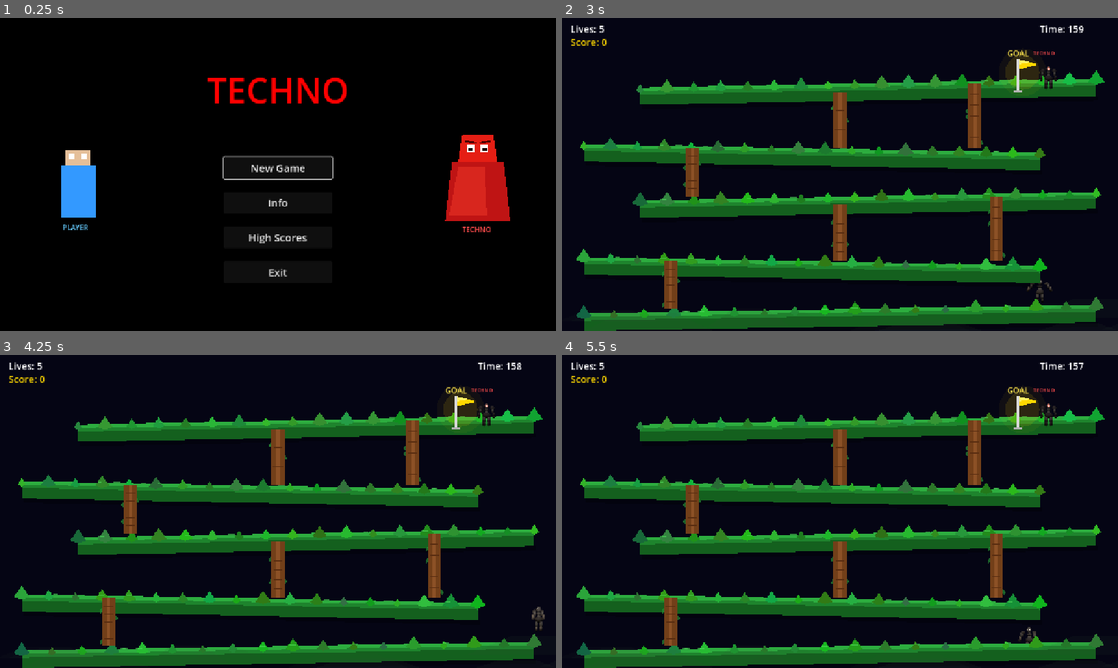
Above: before the commit, frames 1-4 (two rows, left to right).
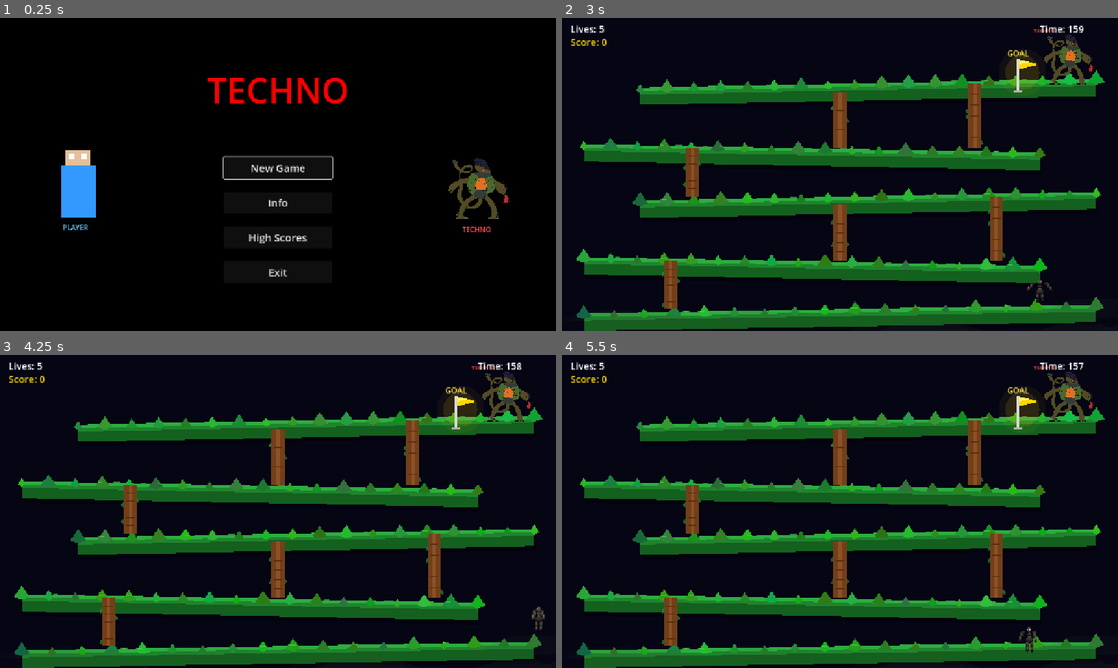
Above: after the commit, the same moments.

Repository: camader/techno_gd
Game: Godot game, scene res://scenes/title_screen.tscn
The game is run twice, just before and just after one commit, with the same random seed, the same clock (stepped at 60 frames per second) and the same inputs.
Inputs (mouse positions are in pixels of both pictures, inside the frame that each line leads up to):
- Up to frame 1 (0.25 s): no input
- Up to frame 2 (3 s): click "New Game" at 0.5 s; click "New Game" at 1.25 s; click "Next" at 2 s; click "Start Game" at 2.75 s
- Up to frame 3 (4.25 s): tap Enter (ui_accept) at 3.5, 3.77 s; move the mouse to (400, 495) at 3.52 s; hold Right (ui_right) from 3.53 s (still down); click (400, 495) at 3.67 s
- Up to frame 4 (5.5 s): move the mouse to (728, 527) at 4.27 s; tap Enter (ui_accept) at 4.52 s; move the mouse to (895, 442) at 5.02 s; release Right (ui_right) at 5.03 s; hold Left (ui_left) from 5.03 s (still down)

The runs differ from the first frame. In frame 1, 2.5% of the frame differs, in the area x 80-92%, y 37-65%; in frame 2, 0.7%; in frame 3, 0.7%; in frame 4, 0.8%.

Commit message:
asset and gameplay updates

Diff:
--- a/scenes/player.tscn
+++ b/scenes/player.tscn
@@ -8,6 +8,7 @@
 [node name="Player" type="CharacterBody2D"]
 collision_layer = 1
 collision_mask = 1
+z_index = 10
 script = ExtResource("1_script")
 
 [node name="CollisionShape2D" type="CollisionShape2D" parent="."]
--- a/scripts/level_1.gd
+++ b/scripts/level_1.gd
@@ -4,7 +4,7 @@
 @onready var obstacle_container: Node2D = $Obstacles
 
 var spawn_timer := 0.0
-const SPAWN_INTERVAL := 2.8
+const SPAWN_INTERVAL := 3.08
 
 var lives := 5
 var found_cheese := false
@@ -53,7 +53,7 @@
 	time_remaining -= delta
 	_update_timer_display()
 	if time_remaining <= 0:
-		time_remaining = 160.0
+		time_remaining = 160.0 / 2.0
 		lives -= 1
 		GameState.add_score(-50)
 		_update_lives_display()
@@ -347,27 +347,15 @@
 	var enemy := StaticBody2D.new()
 	enemy.name = "Enemy"
 
-	var sprite := AnimatedSprite2D.new()
-	sprite.position = Vector2(1120, 140)
-	sprite.scale = Vector2(0.5, 0.5)
-
-	var sprite_frames := SpriteFrames.new()
-	if sprite_frames.has_animation("default"):
-		sprite_frames.remove_animation("default")
-	sprite_frames.add_animation("idle")
-	sprite_frames.set_animation_speed("idle", 12.0)
-	sprite_frames.set_animation_loop("idle", true)
-	for i in range(1, 25):
-		var tex := load("res://assets/characters/techno/idle/idle_%03d.png" % i)
-		if tex:
-			sprite_frames.add_frame("idle", tex)
-	sprite.sprite_frames = sprite_frames
-	sprite.play("idle")
+	var sprite := Sprite2D.new()
+	sprite.texture = load("res://assets/characters/techno/Techno_base.png")
+	sprite.position = Vector2(1165, 93)
+	sprite.scale = Vector2(0.245, 0.245)
 	enemy.add_child(sprite)
 
 	var label := Label.new()
 	label.text = "TECHNO"
-	label.position = Vector2(1085, 72)
+	label.position = Vector2(1086, 20)
 	label.add_theme_color_override("font_color", Color(1.0, 0.3, 0.3))
 	label.add_theme_font_size_override("font_size", 12)
 	enemy.add_child(label)
@@ -424,7 +412,7 @@
 	if timer_label:
 		var t := int(max(0, time_remaining))
 		timer_label.text = "Time: %d" % t
-		if time_remaining <= 10:
+		if time_remaining <= 30:
 			timer_label.add_theme_color_override("font_color", Color(1.0, 0.3, 0.3))
 		else:
 			timer_label.add_theme_color_override("font_color", Color(1.0, 1.0, 1.0))
@@ -534,7 +522,7 @@
 	if lives <= 0:
 		_game_over()
 	else:
-		time_remaining = 160.0
+		time_remaining = time_remaining + (160.0 - time_remaining) / 2.0
 		player._respawn()
 
 func _game_over() -> void:
@@ -599,7 +587,8 @@
 		set_physics_process(false)
 		player.set_physics_process(false)
 
-		GameState.add_score(100)
+		var time_bonus := int(time_remaining) * lives * 10
+		GameState.add_score(100 + time_bonus)
 		GameState.save_high_score()
 		_update_score_display()
 
@@ -611,11 +600,19 @@
 		label.z_index = 50
 		add_child(label)
 
+		var bonus_label := Label.new()
+		bonus_label.text = "Time Bonus: +%d  (%ds × %d lives × 10)" % [time_bonus, int(time_remaining), lives]
+		bonus_label.add_theme_font_size_override("font_size", 28)
+		bonus_label.add_theme_color_override("font_color", Color(0.4, 1.0, 0.4))
+		bonus_label.position = Vector2(470, 320)
+		bonus_label.z_index = 50
+		add_child(bonus_label)
+
 		var score_label := Label.new()
 		score_label.text = "Score: %d" % GameState.score
 		score_label.add_theme_font_size_override("font_size", 32)
 		score_label.add_theme_color_override("font_color", Color(1.0, 0.9, 0.3))
-		score_label.position = Vector2(500, 330)
+		score_label.position = Vector2(500, 355)
 		score_label.z_index = 50
 		add_child(score_label)
 
--- a/scripts/player.gd
+++ b/scripts/player.gd
@@ -7,6 +7,7 @@
 
 var is_climbing := false
 var climb_areas: int = 0
+var descend_start_y := -1.0
 
 @onready var anim_sprite: AnimatedSprite2D = $AnimatedSprite
 
@@ -49,15 +50,26 @@
 	var climb_input := Input.get_axis("ui_down", "ui_up")
 
 	if is_climbing and climb_areas > 0:
-		set_collision_mask_value(1, false)
+		if climb_input < 0:  # descending
+			if descend_start_y < 0:
+				descend_start_y = position.y
+			if position.y < descend_start_y + 35.0:
+				set_collision_mask_value(1, false)  # pass through starting platform
+			else:
+				set_collision_mask_value(1, true)   # let lower platform catch player
+		else:
+			descend_start_y = -1.0
+			set_collision_mask_value(1, false)  # pass through platforms when ascending
 		velocity.y = -climb_input * CLIMB_SPEED
 		velocity.x = input_dir * SPEED * 0.5
 		if climb_areas <= 0 or (is_on_floor() and climb_input == 0):
 			is_climbing = false
+			descend_start_y = -1.0
 			set_collision_mask_value(1, true)
 	else:
 		set_collision_mask_value(1, true)
 		is_climbing = false
+		descend_start_y = -1.0
 		if not is_on_floor():
 			velocity.y += GRAVITY * delta
 		if Input.is_action_just_pressed("ui_accept") and is_on_floor():
--- a/scripts/title_screen.gd
+++ b/scripts/title_screen.gd
@@ -295,87 +295,15 @@
 	add_child(container)
 
 func _build_enemy_sprite() -> void:
-	var container := Node2D.new()
-	container.position = Vector2(1100, 400)
-	var s := 3.0
-
-	var body := Polygon2D.new()
-	body.polygon = PackedVector2Array([
-		Vector2(-20 * s, -22.5 * s), Vector2(20 * s, -22.5 * s),
-		Vector2(25 * s, 22.5 * s), Vector2(-25 * s, 22.5 * s),
-	])
-	body.color = Color(0.75, 0.08, 0.08)
-	container.add_child(body)
-
-	var body_hi := Polygon2D.new()
-	body_hi.polygon = PackedVector2Array([
-		Vector2(-15 * s, -19 * s), Vector2(5 * s, -19 * s),
-		Vector2(7 * s, 18 * s), Vector2(-22 * s, 18 * s),
-	])
-	body_hi.color = Color(0.85, 0.15, 0.12)
-	container.add_child(body_hi)
-
-	var head := Polygon2D.new()
-	head.polygon = PackedVector2Array([
-		Vector2(-12 * s, -44 * s), Vector2(12 * s, -44 * s),
-		Vector2(15 * s, -22.5 * s), Vector2(-15 * s, -22.5 * s),
-	])
-	head.color = Color(0.9, 0.12, 0.08)
-	container.add_child(head)
-
-	var brow_l := Polygon2D.new()
-	brow_l.polygon = PackedVector2Array([
-		Vector2(-10 * s, -40 * s), Vector2(-1 * s, -38 * s),
-		Vector2(-1 * s, -37 * s), Vector2(-10 * s, -38 * s),
-	])
-	brow_l.color = Color(0.3, 0.0, 0.0)
-	container.add_child(brow_l)
-
-	var brow_r := Polygon2D.new()
-	brow_r.polygon = PackedVector2Array([
-		Vector2(1 * s, -38 * s), Vector2(10 * s, -40 * s),
-		Vector2(10 * s, -38 * s), Vector2(1 * s, -37 * s),
-	])
-	brow_r.color = Color(0.3, 0.0, 0.0)
-	container.add_child(brow_r)
-
-	var eye_l := Polygon2D.new()
-	eye_l.polygon = PackedVector2Array([
-		Vector2(-8 * s, -36 * s), Vector2(-2 * s, -36 * s),
-		Vector2(-2 * s, -30 * s), Vector2(-8 * s, -30 * s),
-	])
-	eye_l.color = Color(1, 1, 1)
-	container.add_child(eye_l)
-
-	var eye_r := Polygon2D.new()
-	eye_r.polygon = PackedVector2Array([
-		Vector2(2 * s, -36 * s), Vector2(8 * s, -36 * s),
-		Vector2(8 * s, -30 * s), Vector2(2 * s, -30 * s),
-	])
-	eye_r.color = Color(1, 1, 1)
-	container.add_child(eye_r)
-
-	var pupil_l := Polygon2D.new()
-	pupil_l.polygon = PackedVector2Array([
-		Vector2(-7 * s, -34 * s), Vector2(-4 * s, -34 * s),
-		Vector2(-4 * s, -31 * s), Vector2(-7 * s, -31 * s),
-	])
-	pupil_l.color = Color(0.1, 0.0, 0.0)
-	container.add_child(pupil_l)
-
-	var pupil_r := Polygon2D.new()
-	pupil_r.polygon = PackedVector2Array([
-		Vector2(4 * s, -34 * s), Vector2(7 * s, -34 * s),
-		Vector2(7 * s, -31 * s), Vector2(4 * s, -31 * s),
-	])
-	pupil_r.color = Color(0.1, 0.0, 0.0)
-	container.add_child(pupil_r)
+	var sprite := Sprite2D.new()
+	sprite.texture = load("res://assets/characters/techno/Techno_base.png")
+	sprite.position = Vector2(1100, 390)
+	sprite.scale = Vector2(0.3, 0.3)
+	add_child(sprite)
 
 	var label := Label.new()
 	label.text = "TECHNO"
-	label.position = Vector2(-36, 75)
+	label.position = Vector2(1064, 475)
 	label.add_theme_color_override("font_color", Color(1.0, 0.3, 0.3))
 	label.add_theme_font_size_override("font_size", 16)
-	container.add_child(label)
-
-	add_child(container)
+	add_child(label)
Not shown, added: Game_notes.txt
Binary file added: assets/characters/techno/Techno_base.png
Not shown, added: assets/characters/techno/Techno_base.png.import
Binary file added: assets/characters/volton/volton_base.png
